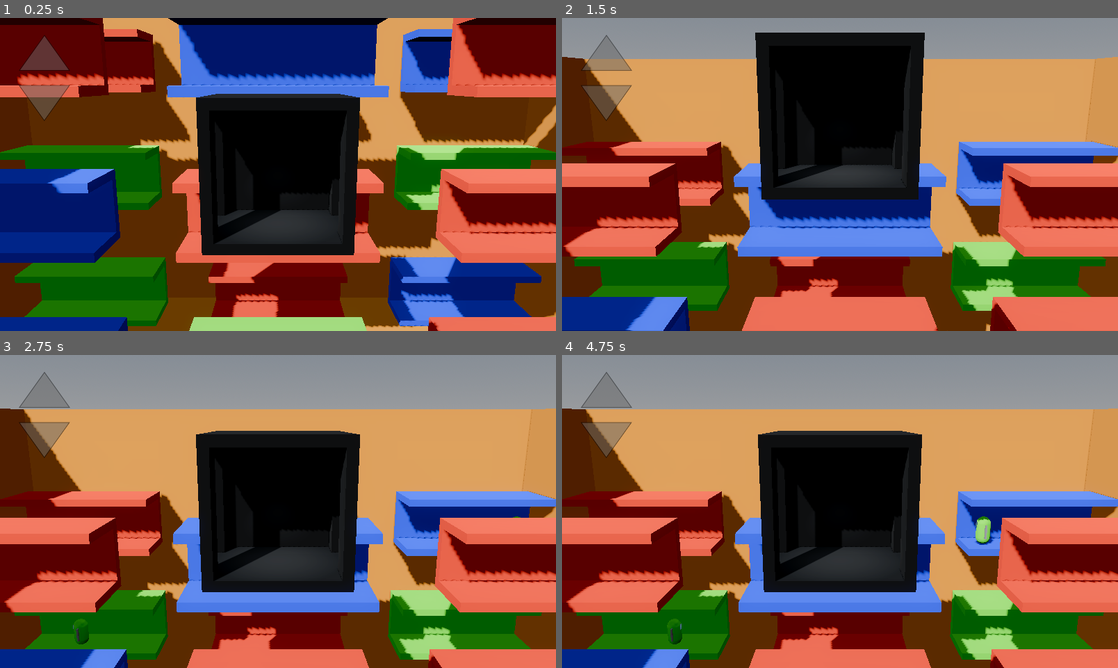
Above: before the commit, frames 1-4 (two rows, left to right).
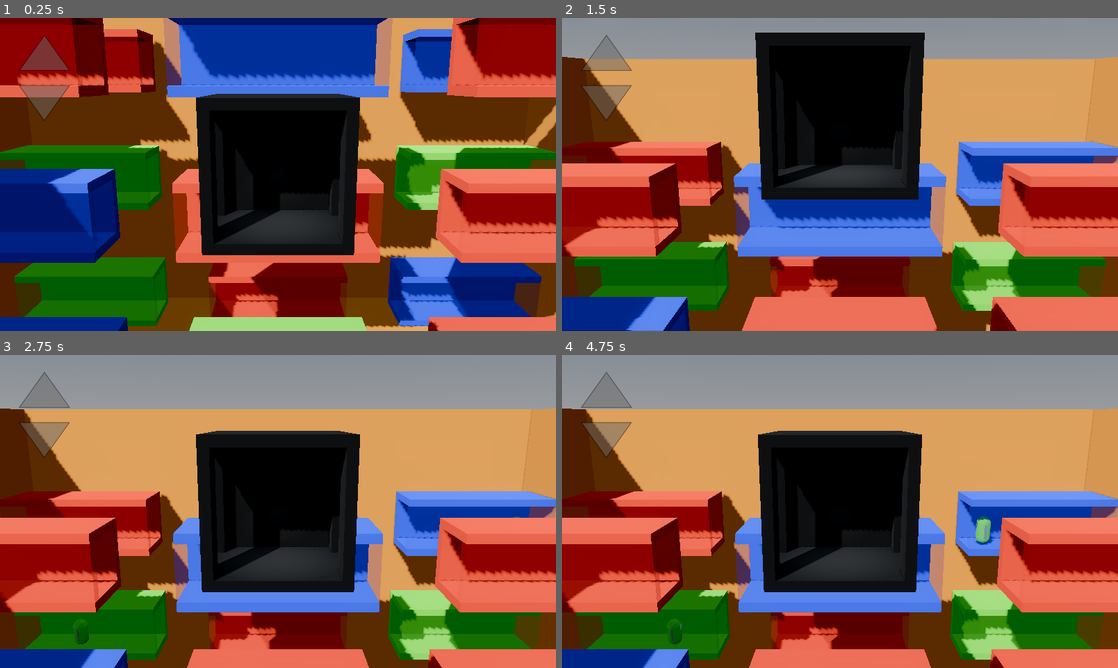
Above: after the commit, the same moments.

Repository: GriffinBaxter/Prof-Oddheart-or-How-I-Learned-to-Stop-Worrying-and-Love-the-Elevator
Game: Godot game, scene res://Scenes/main.tscn
Two runs of this game, one before a commit and one after it. Both use one fixed random seed, a clock stepped at 60 frames per second and the inputs below. This scene is started directly instead of the project's main scene. The engine's default icon, where the game draws it, is replaced by a stand-in: a white triangle on a blue panel in a dark square. Sound files missing from this copy of the repository are replaced by a short silence.
Inputs:
- Up to frame 1 (0.25 s): no input
- Up to frame 2 (1.5 s): tap Enter at 0.5 s; hold W (up) from 0.53 s (still down); tap Q (drop) at 0.6, 1.35 s
- Up to frame 3 (2.75 s): keep holding W (up); tap Q (drop) at 2.1 s
- Up to frame 4 (4.75 s): keep holding W (up); tap Q (drop) at 2.85, 3.6, 4.35 s

The runs differ from the first frame. In frame 1, 19% of the frame differs, in the area x 0-100%, y 0-97%; in frame 2, 9.6%; in frame 3, 8.0%; in frame 4, 8.1%.

Commit message:
Make front of corridors translucent

Diff:
--- a/Scenes/corridor.tscn
+++ b/Scenes/corridor.tscn
@@ -16,7 +16,6 @@
 
 [node name="Front" type="CSGBox3D" parent="."]
 transform = Transform3D(1, 0, 0, 0, 1, 0, 0, 0, 1, 0, 0, 3)
-visible = false
 use_collision = true
 size = Vector3(10, 3, 0.5)
 
--- a/Scripts/corridor.gd
+++ b/Scripts/corridor.gd
@@ -3,6 +3,7 @@
 var colour: Color = [Color.RED, Color.GREEN, Color.BLUE].pick_random()
 
 @onready var corridor_boxes: Array[CSGBox3D] = [$Back, $Top, $Bottom]
+@onready var corridor_box_transparent: CSGBox3D = $Front
 
 
 func _ready() -> void:
@@ -10,6 +11,10 @@
 	material.albedo_color = colour
 	for box in corridor_boxes:
 		box.material = material
+	var transparent_material := StandardMaterial3D.new()
+	transparent_material.albedo_color = colour - Color(0, 0, 0, 0.75)
+	transparent_material.transparency = BaseMaterial3D.TRANSPARENCY_ALPHA
+	corridor_box_transparent.material = transparent_material
 
 
 func _on_drop_off_area_left_body_entered(body: Node3D) -> void:
